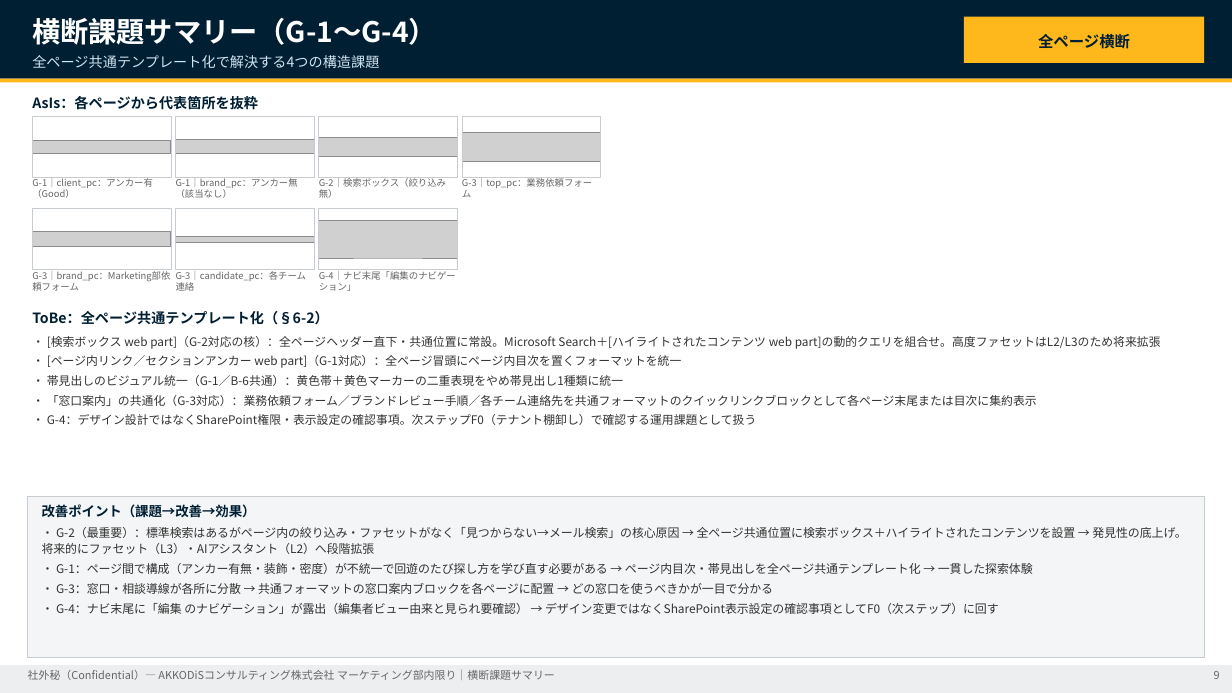
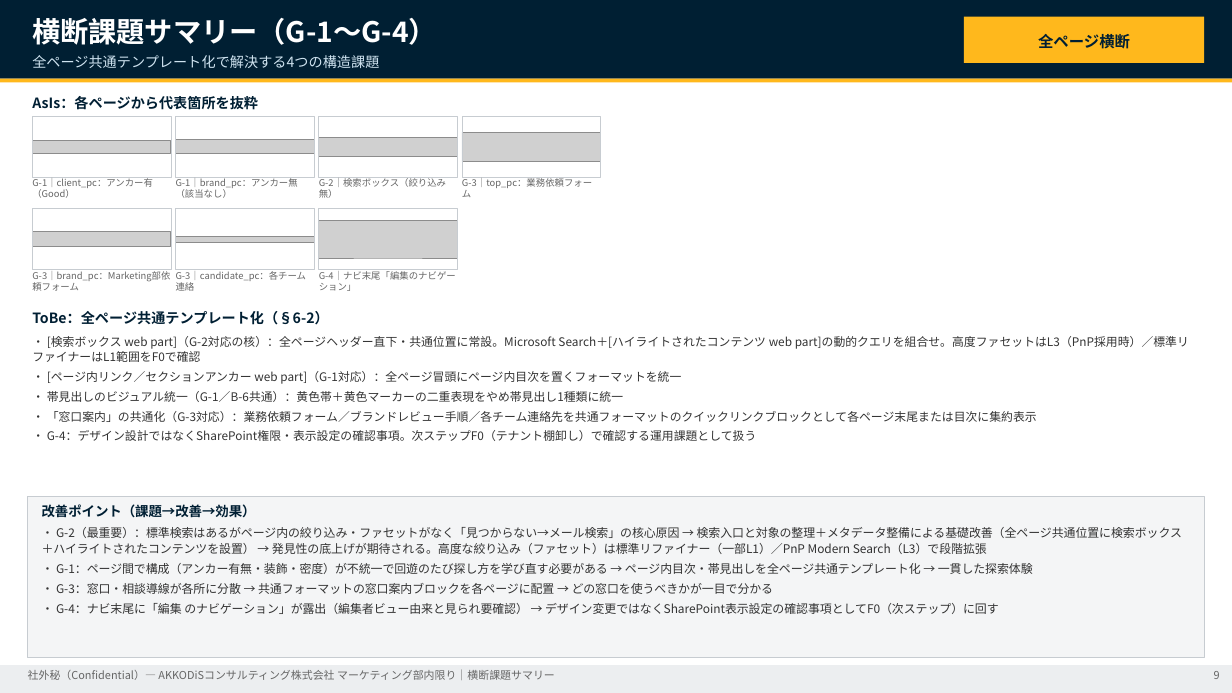
Before and after one commit to hoyahiroki/akkodis-marketing-portal, a slide deck: slide 9 of deliverables/1784786903168-17720/AKKODiSマーケティングポータル_課題AsIs-ToBe提案書.pptx. Drawn at 1232x693 pixels with LibreOffice and Linux fonts; fonts in the diff are those of the drawing; grey boxes stand for pictures. Boxes give left, top, right and bottom in pixels: in the first picture for what was removed or moved away, otherwise in the second. Text is boxed around its words. In the diff, an @@ line names an element or a change of style, - is before the commit and + after.

```diff
--- a/deliverables/1784786903168-17720/AKKODiSマーケティングポータル_課題AsIs-ToBe提案書.pptx
+++ b/deliverables/1784786903168-17720/AKKODiSマーケティングポータル_課題AsIs-ToBe提案書.pptx
@@ text at box(32, 336, 1189, 362): text changed @@
-・ [検索ボックス web part]（G-2対応の核）：全ページヘッダー直下・共通位置に常設。Microsoft Search＋[ハイライトされたコンテンツ web part]の動的クエリを組合せ。高度ファセットはL2/L3のため将来拡張
+・ [検索ボックス web part]（G-2対応の核）：全ページヘッダー直下・共通位置に常設。Microsoft Search＋[ハイライトされたコンテンツ web part]の動的クエリを組合せ。高度ファセットはL3（PnP採用時）／標準リファイナーはL1範囲をF0で確認
@@ text at box(42, 527, 1182, 554): text changed @@
-・ G-2（最重要）：標準検索はあるがページ内の絞り込み・ファセットがなく「見つからない→メール検索」の核心原因 → 全ページ共通位置に検索ボックス＋ハイライトされたコンテンツを設置 → 発見性の底上げ。将来的にファセット（L3）・AIアシスタント（L2）へ段階拡張
+・ G-2（最重要）：標準検索はあるがページ内の絞り込み・ファセットがなく「見つからない→メール検索」の核心原因 → 検索入口と対象の整理＋メタデータ整備による基礎改善（全ページ共通位置に検索ボックス＋ハイライトされたコンテンツを設置） → 発見性の底上げが期待される。高度な絞り込み（ファセット）は標準リファイナー（一部L1）／PnP Modern Search（L3）で段階拡張
```
Also in this commit, not shown: 6 other slides changed, 1 slide added, 7 other files.
